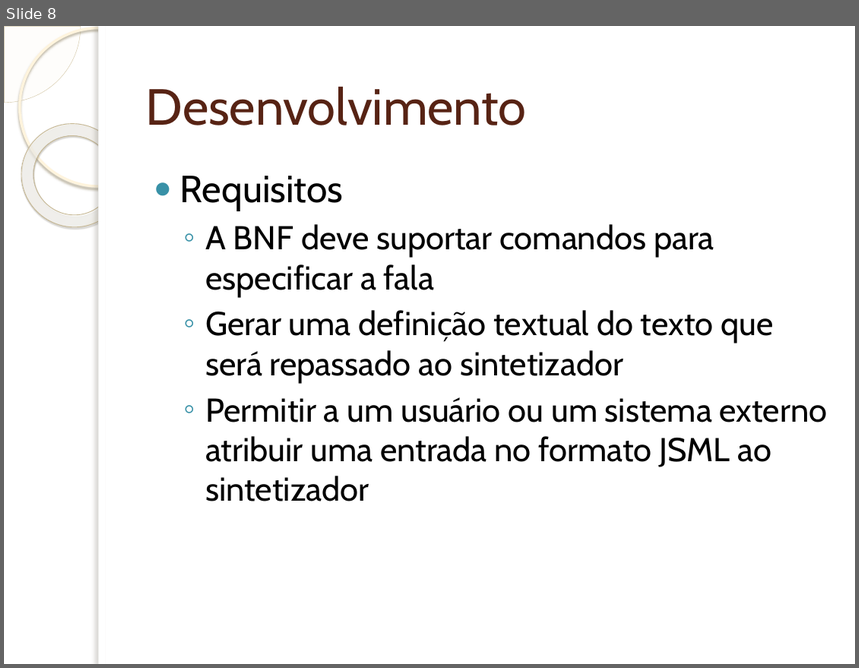
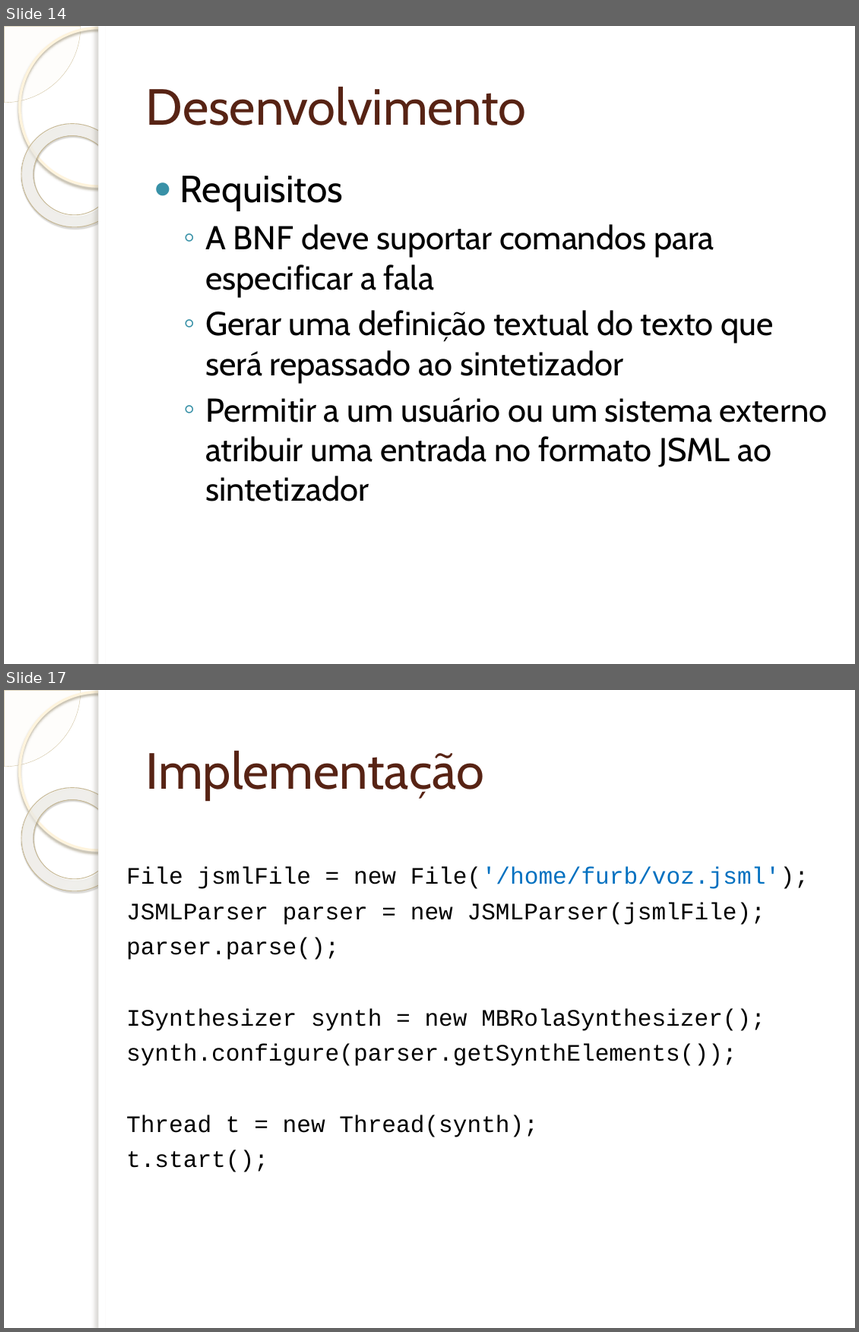
Before and after one commit to wendeldavid/soundwave, a slide deck: docs/tcc/Implementação de Suporta à Programação e Interpretação da.pptx. Shown one above the other, each under a label of ours: slide 8 before the commit, slides 14 and 17 after it; the slides between them are not shown. The pictures are 859x668 and 859x1332 pixels, drawn with LibreOffice and Linux fonts; fonts in the diff are those of the drawing; background and template pictures are left out. Boxes give left, top, right and bottom in pixels: in the first picture for what was removed or moved away, otherwise in the second. Text is boxed around its words. In the diff, an @@ line names an element or a change of style, - is before the commit and + after.

Commit message:
STARTED - task 9: Implementação do Tangram. http://code.google.com/p/soundwave/issues/detail?id=9

```diff
--- a/docs/tcc/Implementação de Suporta à Programação e Interpretação da.pptx
+++ b/docs/tcc/Implementação de Suporta à Programação e Interpretação da.pptx
@@ slide 17 added at box(4, 690, 855, 1328), background picture (left out); not listed: 5 template elements that a slide beside it also shows @@
@@ title added at box(146, 751, 484, 800), 43 pt, text #572314 @@
+Implementação
@@ text added at box(126, 866, 809, 1173), 20 pt, text #000000 @@
+File jsmlFile = new File('/home/furb/voz.jsml');
+JSMLParser parser = new JSMLParser(jsmlFile);
+parser.parse();
+ISynthesizer synth = new MBRolaSynthesizer();
+synth.configure(parser.getSynthElements());
+Thread t = new Thread(synth);
+t.start();
@@ what was slide 8 is now slide 14 @@
```
Also in this commit, not shown: 6 slides changed, 8 other slides added, 5 slides removed.
